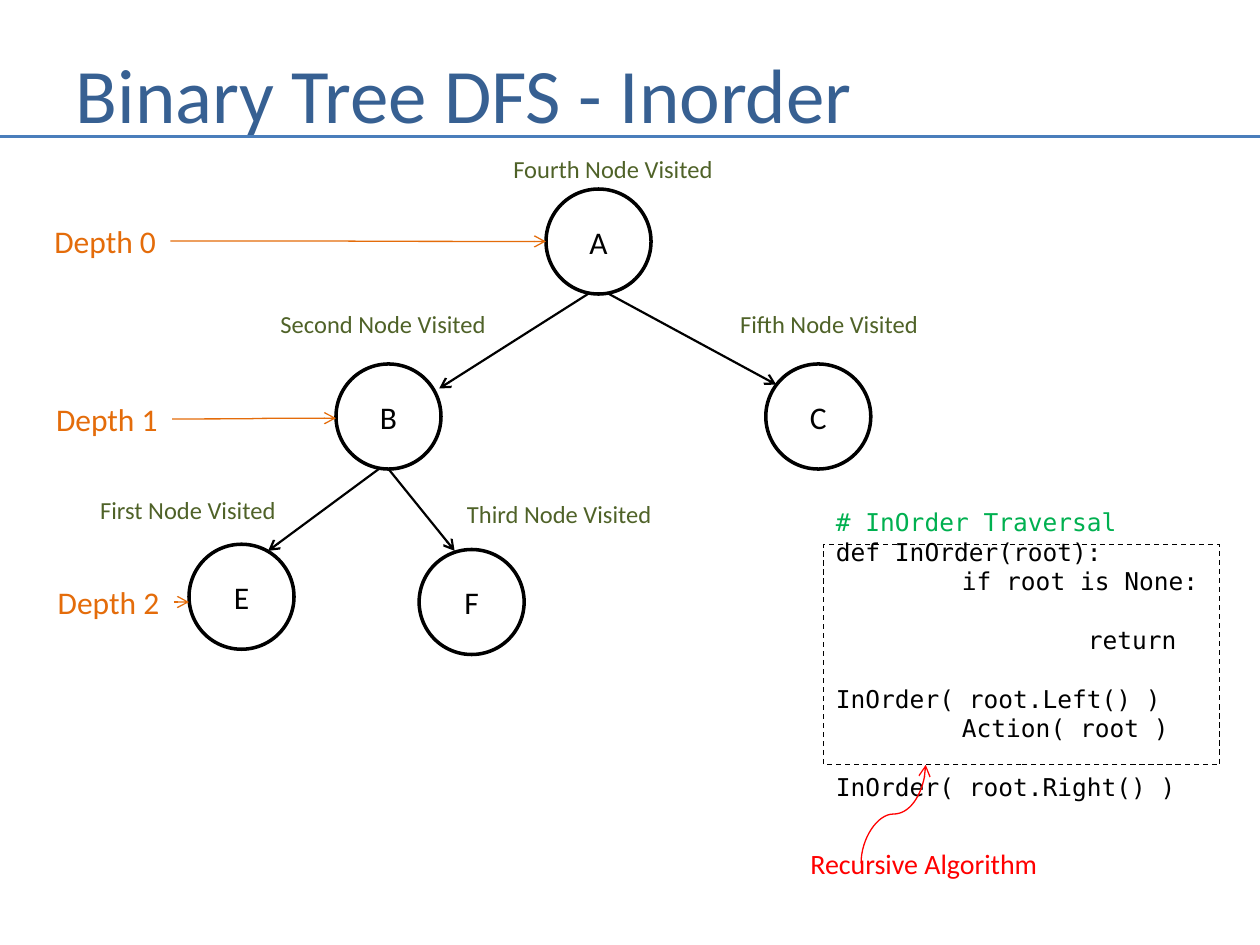
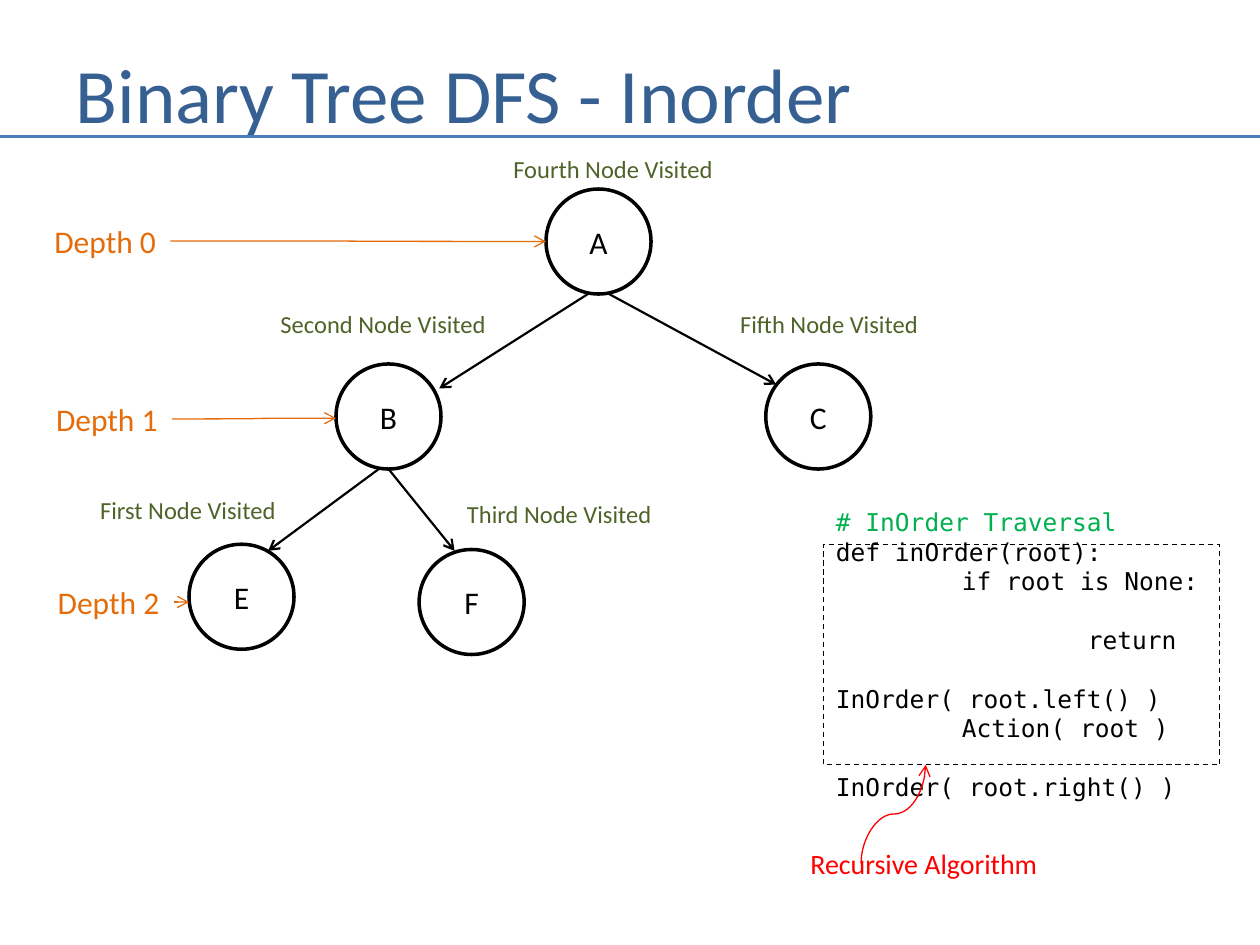
Before and after one commit to andrewferlitsch/Training, a slide deck: slide 11 of AITraining/Fundamentals/Artificial Intelligence/AI - Graph Search.pptx. Drawn at 1260x945 pixels with LibreOffice and Linux fonts; fonts in the diff are those of the drawing. Boxes give left, top, right and bottom in pixels: in the first picture for what was removed or moved away, otherwise in the second. Text is boxed around its words. In the diff, an @@ line names an element or a change of style, - is before the commit and + after.

```diff
--- a/AITraining/Fundamentals/Artificial Intelligence/AI - Graph Search.pptx
+++ b/AITraining/Fundamentals/Artificial Intelligence/AI - Graph Search.pptx
@@ text in rectangle at [836,512,1198,802]: text changed @@
-# InOrder Traversal
-def InOrder(root):
-if root is None:
-return
-InOrder( root.Left() )
-Action( root )
-InOrder( root.Right() )
+# InOrder Traversal
+def inOrder(root):
+if root is None:
+return
+InOrder( root.left() )
+Action( root )
+InOrder( root.right() )
```
Also in this commit, not shown: 4 other slides changed, 1 other file.
